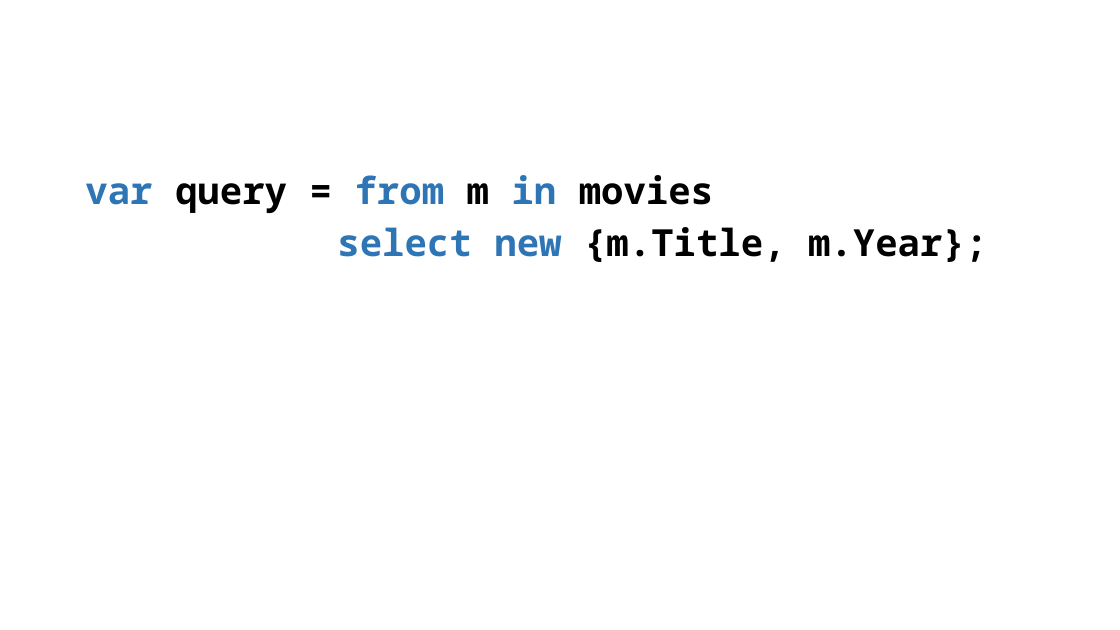
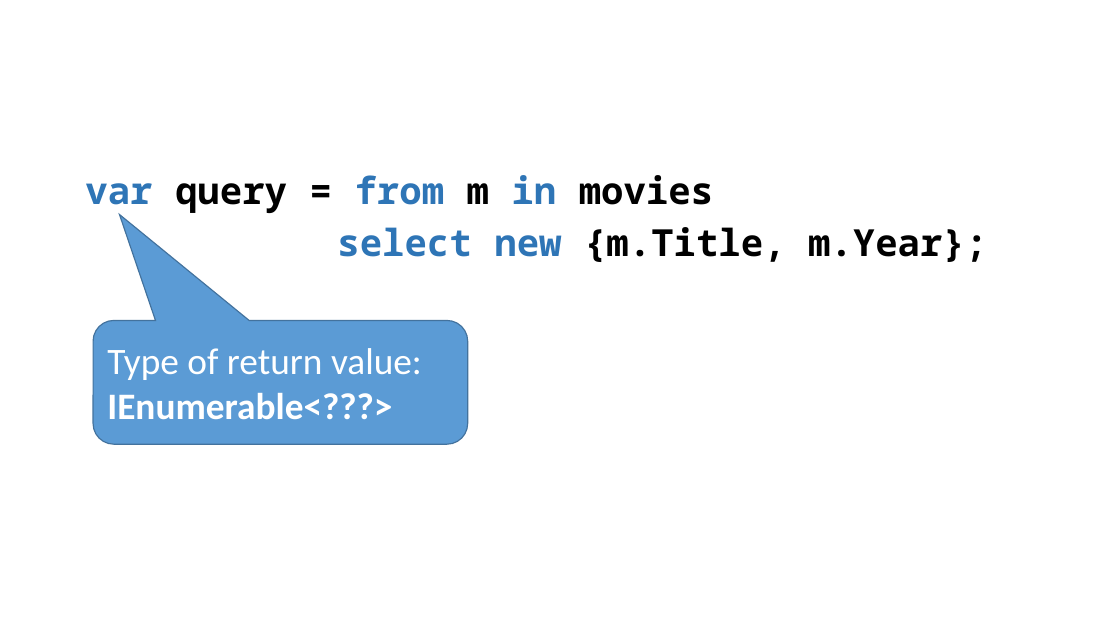
Before and after one commit to perl-easj/OOProg, a slide deck: slide 14 of Chap/Prog03/Presentations/LINQ.pptx. Drawn at 1120x630 pixels with LibreOffice and Linux fonts; fonts in the diff are those of the drawing. Boxes give left, top, right and bottom in pixels: in the first picture for what was removed or moved away, otherwise in the second. Text is boxed around its words. In the diff, an @@ line names an element or a change of style, - is before the commit and + after.

```diff
--- a/Chap/Prog03/Presentations/LINQ.pptx
+++ b/Chap/Prog03/Presentations/LINQ.pptx
@@ rounded speech box added at box(93, 321, 468, 444), fill #5B9BD5, outline #43739E 1 pt, 32 pt, text #FFFFFF @@
+Type of return value:
+IEnumerable<???>
```
Also in this commit, not shown: 1 other slide changed, 15 slides added, 43 other files.
